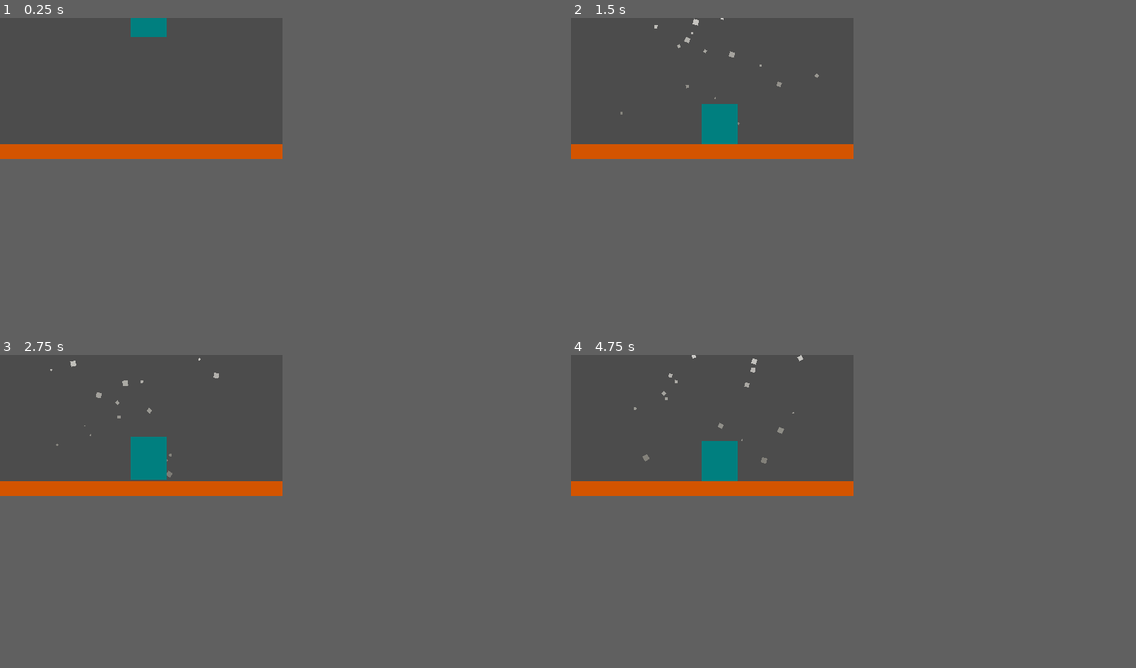
Above: before the commit, frames 1-4 (two rows, left to right).
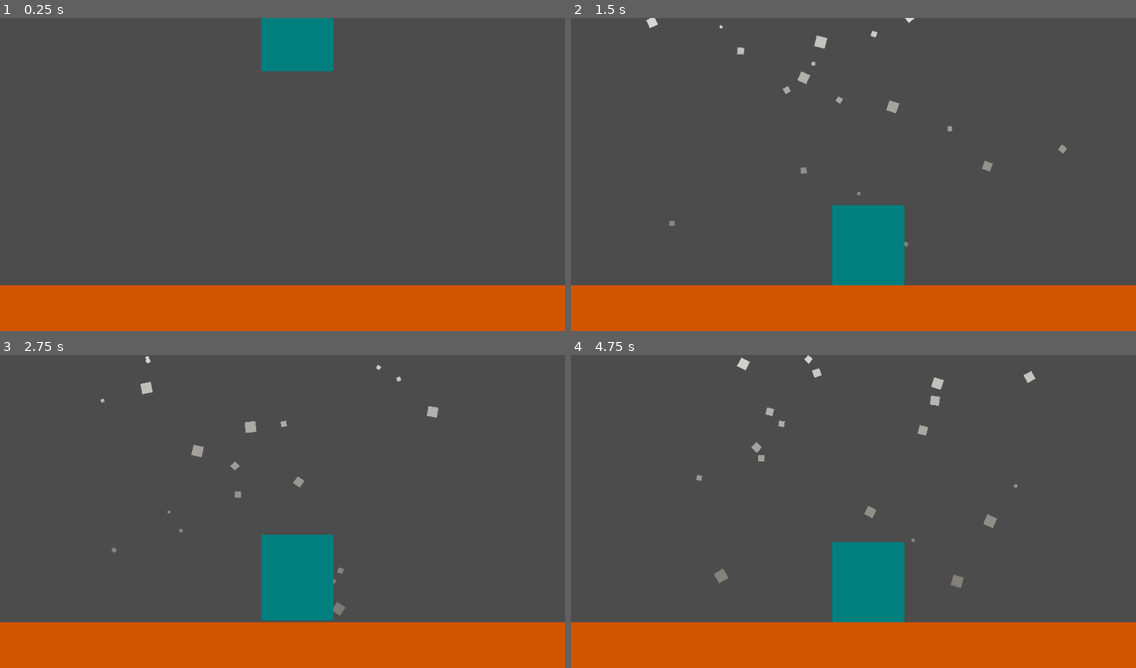
Above: after the commit, the same moments.

Repository: Bipinoli/godot_adventure
Game: Godot game, scene res://scenes/world.tscn
Same seed, same stepped clock (60 frames per second), same inputs: the game is played once before the commit and once after it.
Inputs:
- Up to frame 1 (0.25 s): no input
- Up to frame 2 (1.5 s): hold Up (ui_up) 0.53-1.28 s
- Up to frame 3 (2.75 s): hold Up (ui_up) from 2.03 s (still down)
- Up to frame 4 (4.75 s): release Up (ui_up) at 3.53 s
The window is 400x200 before the commit and 800x444 after it. Grey fills any space a smaller window leaves; there, only what the larger window draws over its background counts as a difference.

The runs differ from the first frame. In frame 1, 20% of the frame differs, in the area x 0-100%, y 0-100%; in frame 2, 22%; in frame 3, 22%; in frame 4, 22%.

Commit message:
vibration in android

Diff:
--- a/second/project.godot
+++ b/second/project.godot
@@ -21,8 +21,8 @@
 
 [display]
 
-window/size/width=400
-window/size/height=200
+window/size/width=900
+window/size/height=500
 
 [rendering]
 
--- a/second/scripts/cameraInit.gd
+++ b/second/scripts/cameraInit.gd
@@ -16,11 +16,11 @@
 
 
 func _on_camera_shake():
-	$tween.interpolate_property(self, "zoom", get_zoom()-Vector2(0.2,0.2), get_zoom(), 0.1, Tween.TRANS_LINEAR, Tween.EASE_OUT_IN)
+	$tween.interpolate_property(self, "zoom", get_zoom()-Vector2(0.03,0.03), get_zoom(), 0.2, Tween.TRANS_LINEAR, Tween.EASE_OUT)
 	$tween.start()
 
 func _on_camera_shake_hard():
-	$tween.interpolate_property(self, "zoom", get_zoom()-Vector2(0.3,0.3), get_zoom(), 0.1, Tween.TRANS_LINEAR, Tween.EASE_OUT_IN)
+	$tween.interpolate_property(self, "zoom", get_zoom()-Vector2(0.06,0.06), get_zoom(), 0.3, Tween.TRANS_LINEAR, Tween.EASE_OUT)
 	$tween.start()
-	$tween.interpolate_property(self, "rotation", deg2rad(2), get_rotation(), 0.1, Tween.TRANS_LINEAR, Tween.EASE_OUT_IN)
+	$tween.interpolate_property(self, "rotation", deg2rad(1), get_rotation(), 0.3, Tween.TRANS_LINEAR, Tween.EASE_OUT)
 	$tween.start()
--- a/second/scripts/player.gd
+++ b/second/scripts/player.gd
@@ -25,8 +25,10 @@
 			emitDust()
 			if jumped == 2:
 				emit_signal("camera_shake_hard")
+				Input.vibrate_handheld(150)
 			else:
 				emit_signal("camera_shake")
+				Input.vibrate_handheld(50)
 			wasGrounded = true
 		if Input.is_action_just_pressed("ui_up"):
 			jump()
Not shown, changed: second/export_presets.cfg
Binary file removed: second/sprites/head.png
Not shown, removed: second/sprites/head.png.import
Binary file removed: second/sprites/man.png
Not shown, removed: second/sprites/man.png.import
Not shown, changed: second/game.apk
